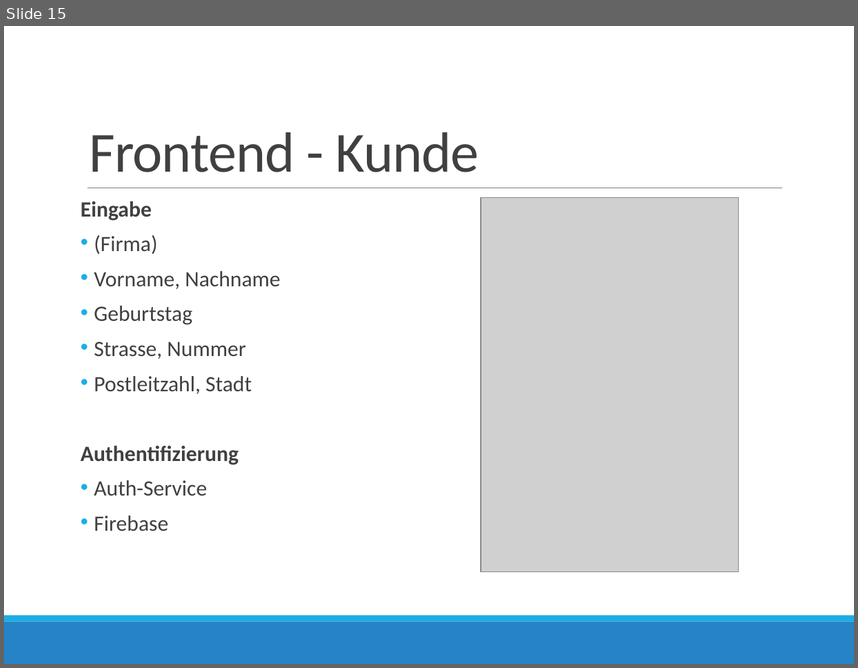
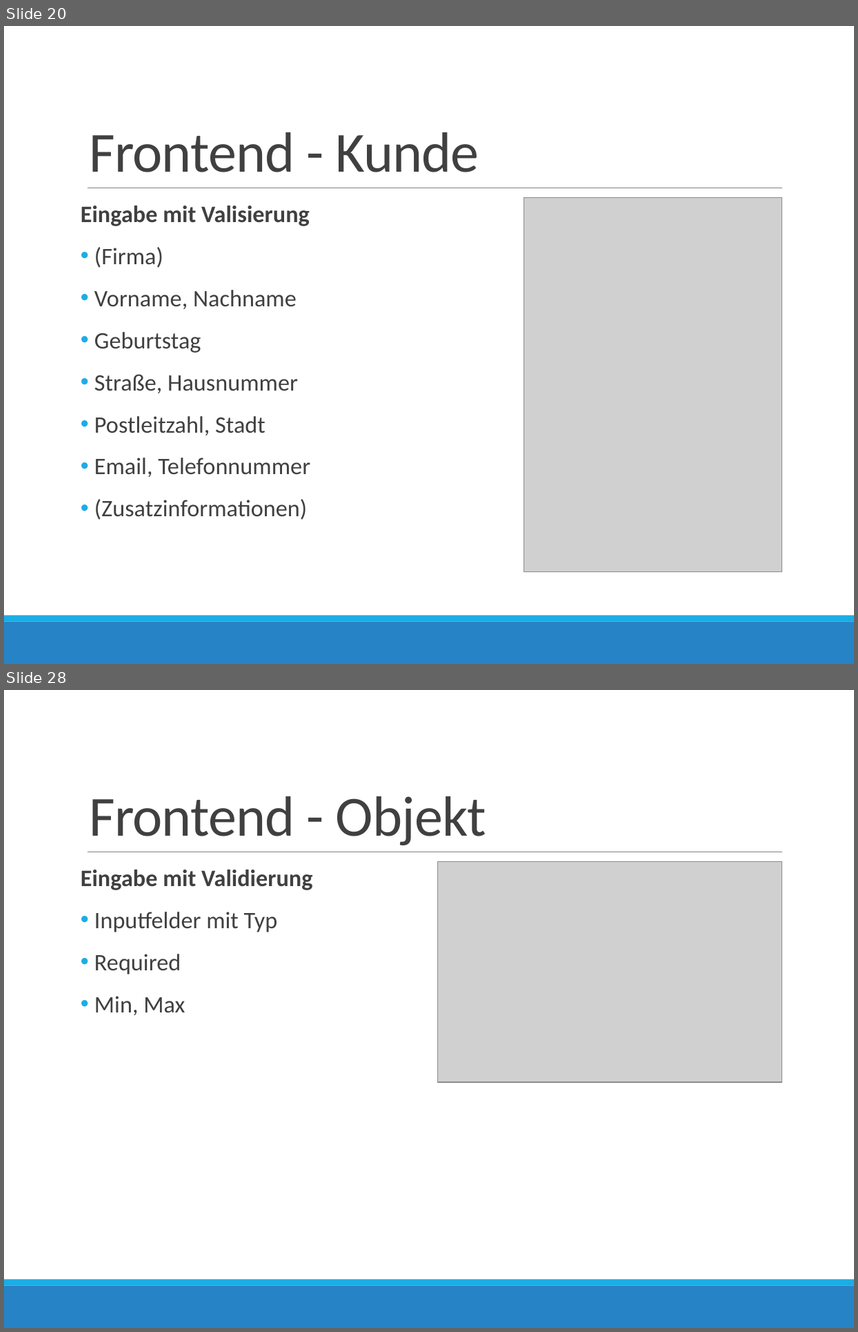
Before and after one commit to handball10/eva-ss2016, a slide deck: presentation/eva.pptx. Shown one above the other, each under a label of ours: slide 15 before the commit, slides 20 and 28 after it; the slides between them are not shown. The pictures are 858x668 and 858x1332 pixels, drawn with LibreOffice and Linux fonts; fonts in the diff are those of the drawing; grey boxes stand for pictures. Boxes give left, top, right and bottom in pixels: in the first picture for what was removed or moved away, otherwise in the second. Text is boxed around its words. In the diff, an @@ line names an element or a change of style, - is before the commit and + after.

Commit message:
update images, code, presentation

```diff
--- a/presentation/eva.pptx
+++ b/presentation/eva.pptx
@@ slide 28 added at (4,690,854,1328), background #FFFFFF; not listed: 3 template elements that a slide beside it also shows @@
@@ title added at (89,796,486,845), 48 pt, text #404040 @@
+Frontend - Objekt
@@ text added at (81,869,312,1015), 20 pt, text #404040 @@
+Eingabe mit Validierung
+• Inputfelder mit Typ
+• Required
+• Min, Max
@@ picture added at (437,862,782,1082) @@
@@ what was slide 15 is now slide 20 @@
@@ slide 20 changed as well @@
@@ text at (81,205,310,226): text changed; size 18.5 to 20 pt @@
-Eingabe
+Eingabe mit Valisierung
@@ picture: place and size @@
-picture at (481,198,738,572)
+picture at (524,198,782,572)
@@ text at (94,247,297,435): size 18.5 to 20 pt in "(Firma)", "Vorname, Nachname", "Geburtstag", "Postleitzahl, Stadt"; line spacing 0.7 to 0.9 @@
@@ text at (94,374,298,393): text changed; size 18.5 to 20 pt @@
-• Strasse, Nummer
+• Straße, Hausnummer
@@ text at (94,457,310,519): text changed; size 18.5 to 20 pt @@
-Authentifizierung
-• Auth-Service
-• Firebase
+• Email, Telefonnummer
+• (Zusatzinformationen)
```
Also in this commit, not shown: 1 other slide changed, 25 other slides added, 37 other files.
